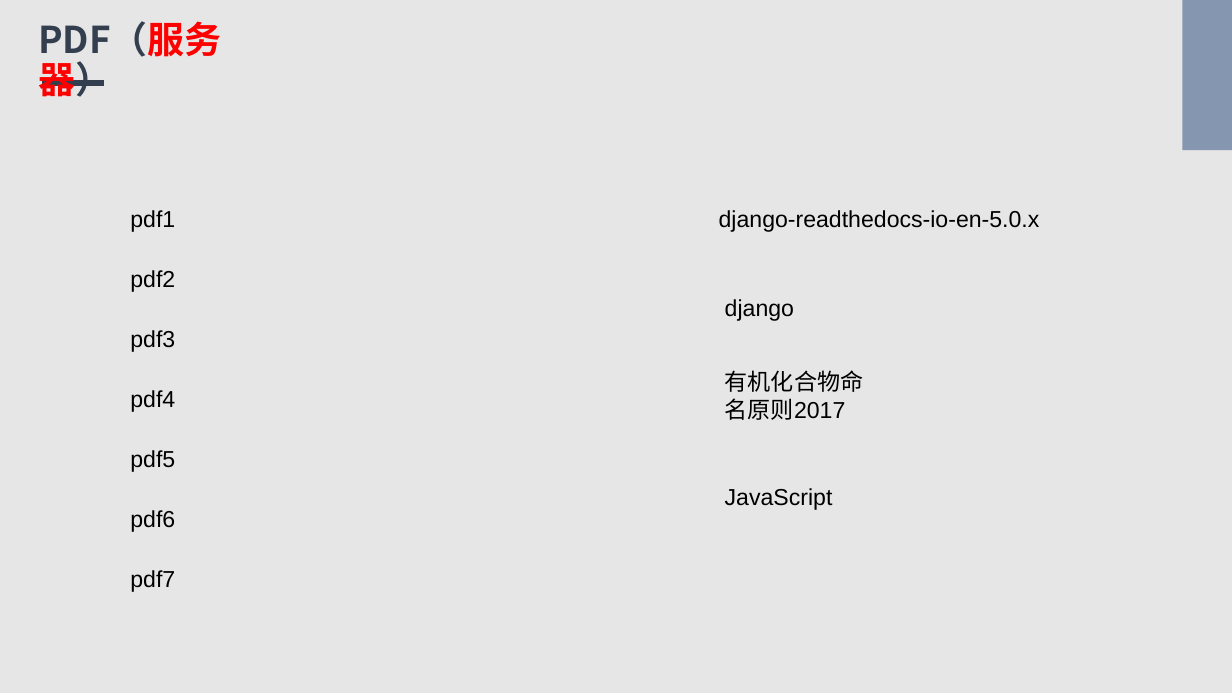
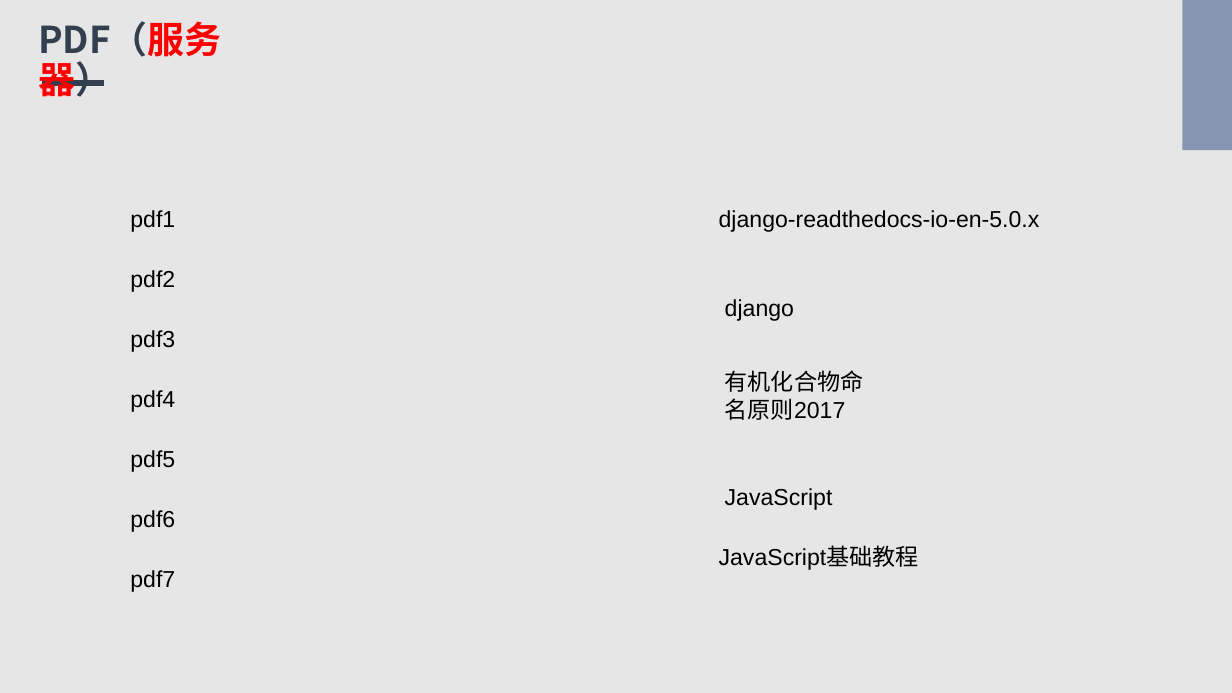
Before and after one commit to Bukehi/BukehiWeb, a slide deck: slide 6 of livefile/livepowerpoint.pptx. Drawn at 1232x693 pixels with LibreOffice and Linux fonts; fonts in the diff are those of the drawing. Boxes give left, top, right and bottom in pixels: in the first picture for what was removed or moved away, otherwise in the second. Text is boxed around its words. In the diff, an @@ line names an element or a change of style, - is before the commit and + after.

Commit message:
"upgrade commit"

```diff
--- a/livefile/livepowerpoint.pptx
+++ b/livefile/livepowerpoint.pptx
@@ text added at <box>719,547,919,570</box>, 18 pt, text #000000 @@
+JavaScript基础教程
```
